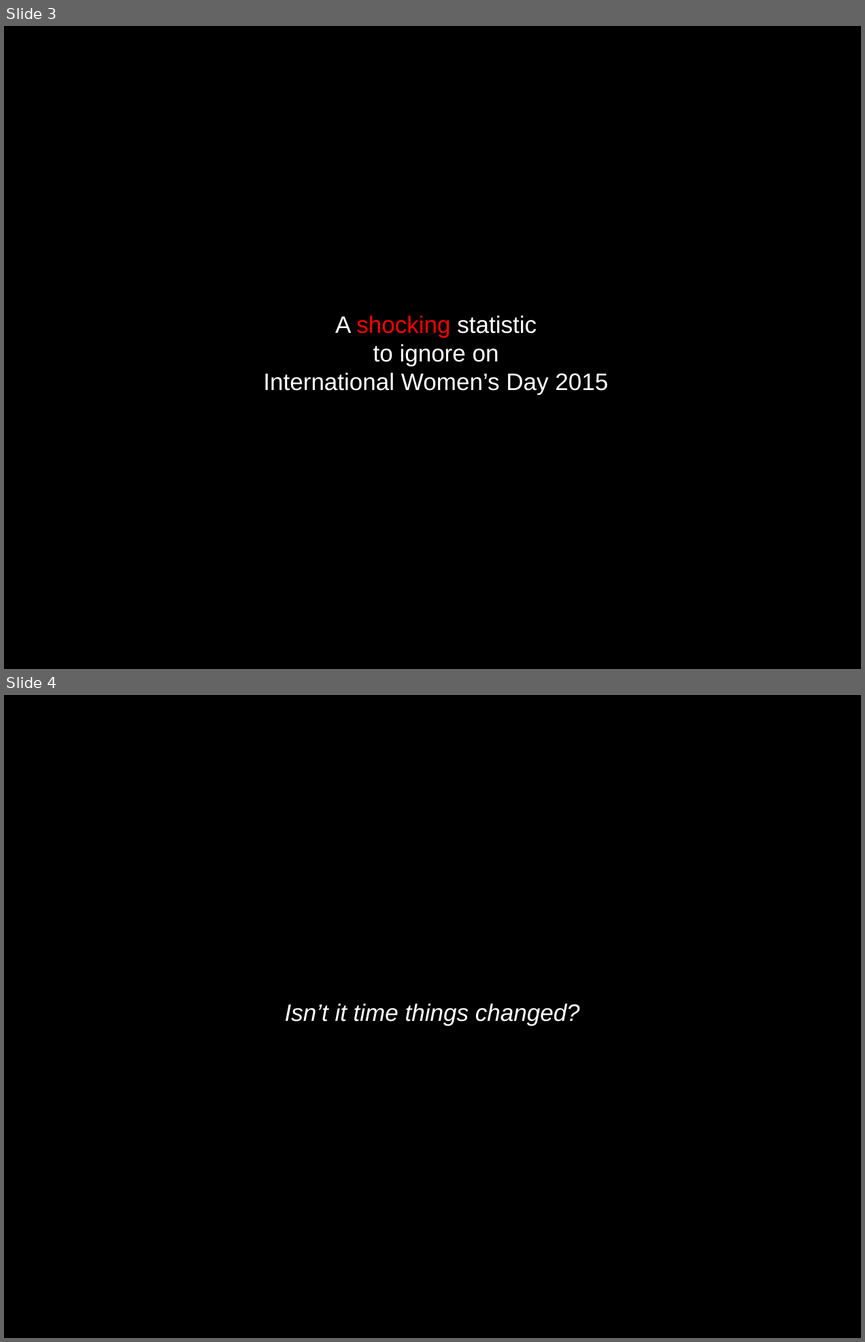
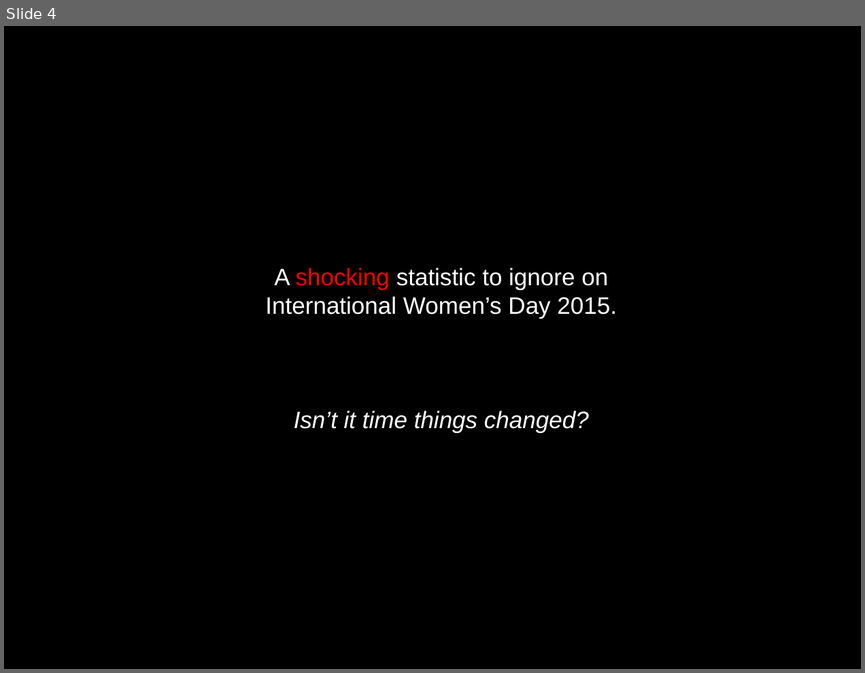
Before and after one commit to shlokadesai/coolNameHere, a slide deck: IntroPPT.pptx. Shown one above the other, each under a label of ours: slides 3 and 4 before the commit, slide 4 after it. The pictures are 865x1342 and 865x673 pixels, drawn with LibreOffice and Linux fonts; fonts in the diff are those of the drawing. Boxes give left, top, right and bottom in pixels: in the first picture for what was removed or moved away, otherwise in the second. Text is boxed around its words. In the diff, an @@ line names an element or a change of style, - is before the commit and + after.

```diff
--- a/IntroPPT.pptx
+++ b/IntroPPT.pptx
@@ slide 4 removed at [4,695,861,1338], background #000000 @@
@@ title removed at [285,1003,580,1025] @@
-Isn’t it time things changed?
@@ what was slide 3 is now slide 4 @@
@@ slide 4 changed as well @@
@@ title at [265,267,617,433]: text changed @@
-A shocking statistic
-to ignore on
-International Women’s Day 2015
+A shocking statistic to ignore on
+International Women’s Day 2015.
+Isn’t it time things changed?
```
Also in this commit, not shown: 2 other slides changed, 1 slide added, 4 other files.
